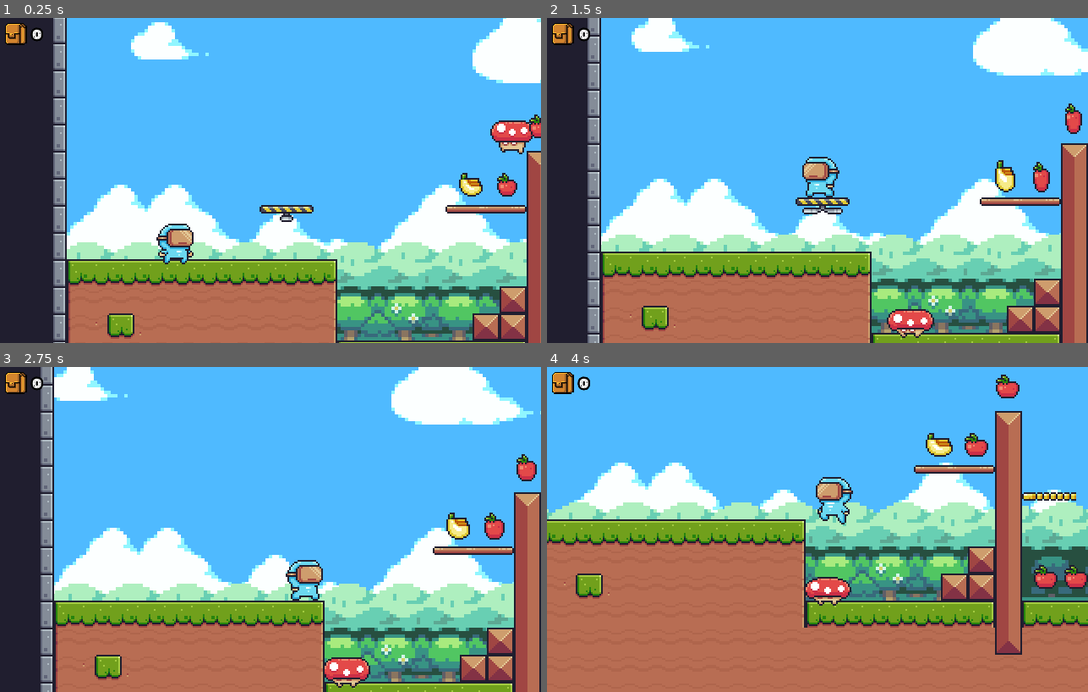
Above: before the commit, frames 1-4 (two rows, left to right).
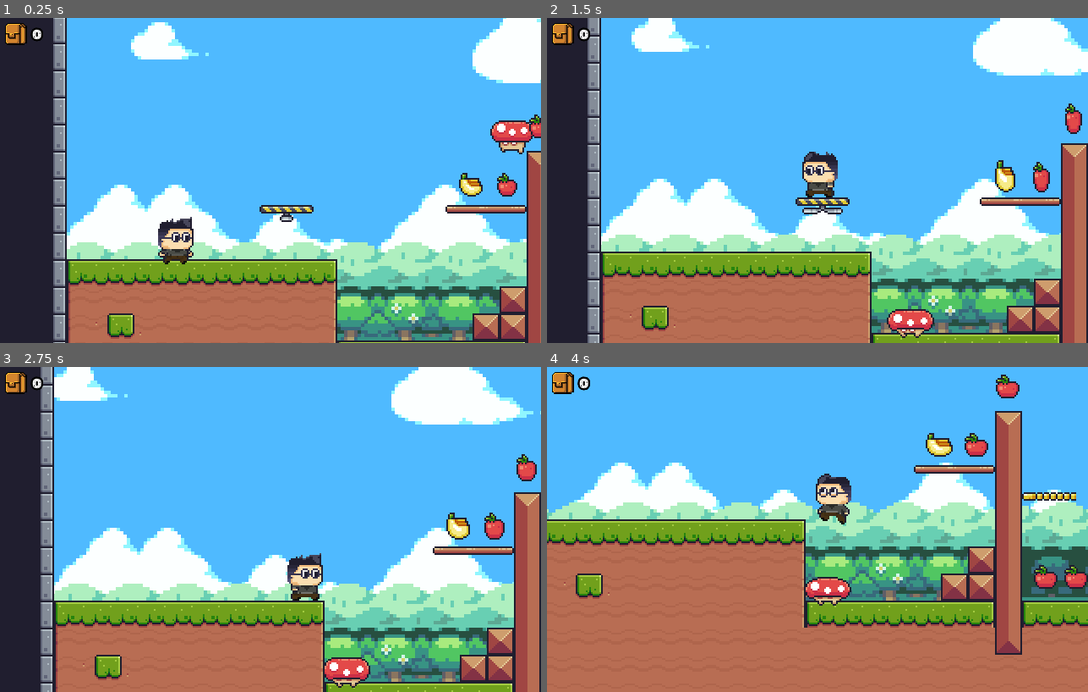
Above: after the commit, the same moments.

Repository: ElNogara/NogaraGame
Game: Godot game, scene res://Levels/Level_01.tscn
Two runs of this game, one before a commit and one after it. Both use one fixed random seed, a clock stepped at 60 frames per second and the inputs below.
Inputs:
- Up to frame 1 (0.25 s): no input
- Up to frame 2 (1.5 s): hold D (move_right) 0.53-1.28 s; tap W (jump) at 0.77 s; hold A (move_left) from 1.28 s (still down)
- Up to frame 3 (2.75 s): tap W (jump) at 1.52 s; release A (move_left) at 2.03 s; hold D (move_right) from 2.03 s (still down)
- Up to frame 4 (4 s): tap W (jump) at 3.02, 3.77 s; release D (move_right) at 3.53 s; hold A (move_left) from 3.53 s (still down)

The runs differ from the first frame. In frame 1, 0.7% of the frame differs, in the area x 28-36%, y 61-76%; in frame 2, 0.7%; in frame 3, 0.7%, in the area x 52-60%, y 57-72%; in frame 4, 0.7%.

Commit message:
Inserindo Personagem Nogara

Diff:
--- a/Prefabs/Player.tscn
+++ b/Prefabs/Player.tscn
@@ -1,11 +1,11 @@
 [gd_scene load_steps=15 format=2]
 
 [ext_resource path="res://Scripts/Player.gd" type="Script" id=1]
-[ext_resource path="res://Assets/Pixel Adventure 1/Free/Main Characters/Virtual Guy/Idle (32x32).png" type="Texture" id=2]
-[ext_resource path="res://Assets/Pixel Adventure 1/Free/Main Characters/Virtual Guy/Run (32x32).png" type="Texture" id=3]
-[ext_resource path="res://Assets/Pixel Adventure 1/Free/Main Characters/Virtual Guy/Jump (32x32).png" type="Texture" id=4]
-[ext_resource path="res://Assets/Pixel Adventure 1/Free/Main Characters/Virtual Guy/Hit (32x32).png" type="Texture" id=5]
-[ext_resource path="res://Assets/Pixel Adventure 1/Free/Main Characters/Virtual Guy/Fall (32x32).png" type="Texture" id=6]
+[ext_resource path="res://Assets/Pixel Adventure 1/Free/Main Characters/Nogara/Hit (32x32).png" type="Texture" id=2]
+[ext_resource path="res://Assets/Pixel Adventure 1/Free/Main Characters/Nogara/Run (32x32).png" type="Texture" id=3]
+[ext_resource path="res://Assets/Pixel Adventure 1/Free/Main Characters/Nogara/Jump (32x32).png" type="Texture" id=4]
+[ext_resource path="res://Assets/Pixel Adventure 1/Free/Main Characters/Nogara/Fall (32x32).png" type="Texture" id=6]
+[ext_resource path="res://Assets/Pixel Adventure 1/Free/Main Characters/Nogara/idle (32x32).png" type="Texture" id=7]
 
 [sub_resource type="Animation" id=1]
 length = 0.001
@@ -31,7 +31,7 @@
 "times": PoolRealArray( 0 ),
 "transitions": PoolRealArray( 1 ),
 "update": 0,
-"values": [ ExtResource( 2 ) ]
+"values": [ ExtResource( 7 ) ]
 }
 tracks/2/type = "value"
 tracks/2/path = NodePath("texture:hframes")
@@ -99,7 +99,7 @@
 "times": PoolRealArray( 0 ),
 "transitions": PoolRealArray( 1 ),
 "update": 1,
-"values": [ ExtResource( 5 ) ]
+"values": [ ExtResource( 2 ) ]
 }
 tracks/1/type = "value"
 tracks/1/path = NodePath("texture:hframes")
@@ -151,7 +151,7 @@
 "times": PoolRealArray( 0 ),
 "transitions": PoolRealArray( 1 ),
 "update": 1,
-"values": [ ExtResource( 2 ) ]
+"values": [ ExtResource( 7 ) ]
 }
 tracks/2/type = "value"
 tracks/2/path = NodePath("texture:hframes")
@@ -260,7 +260,7 @@
 script = ExtResource( 1 )
 
 [node name="texture" type="Sprite" parent="."]
-texture = ExtResource( 2 )
+texture = ExtResource( 7 )
 hframes = 11
 
 [node name="anim" type="AnimationPlayer" parent="."]
--- a/Scripts/Mushroom.gd
+++ b/Scripts/Mushroom.gd
@@ -42,7 +42,6 @@
 		$anim.play(anim)
 
 func _on_hitbox_body_entered(body: Node) -> void:
-	print("CAMILA TA MATANDO O BIXINHO")
 	hitted = true
 	health -= 1
 	body.velocity.y -= 300
Binary file added: Assets/Pixel Adventure 1/Free/Main Characters/Nogara/Fall (32x32).png
Not shown, added: Assets/Pixel Adventure 1/Free/Main Characters/Nogara/Fall (32x32).png.import
Binary file added: Assets/Pixel Adventure 1/Free/Main Characters/Nogara/Hit (32x32).png
Not shown, added: Assets/Pixel Adventure 1/Free/Main Characters/Nogara/Hit (32x32).png.import
Binary file added: Assets/Pixel Adventure 1/Free/Main Characters/Nogara/Jump (32x32).png
Not shown, added: Assets/Pixel Adventure 1/Free/Main Characters/Nogara/Jump (32x32).png.import
Binary file added: Assets/Pixel Adventure 1/Free/Main Characters/Nogara/Run (32x32).png
Not shown, added: Assets/Pixel Adventure 1/Free/Main Characters/Nogara/Run (32x32).png.import
Binary file added: Assets/Pixel Adventure 1/Free/Main Characters/Nogara/idle (32x32).png
Not shown, added: Assets/Pixel Adventure 1/Free/Main Characters/Nogara/idle (32x32).png.import
Binary file changed: Assets/Pixel Adventure 1/Free/Main Characters/Pink Man/Fall (32x32).png
Binary file changed: Assets/Pixel Adventure 1/Free/Main Characters/Pink Man/Hit (32x32).png
(and 1 more such lines)
